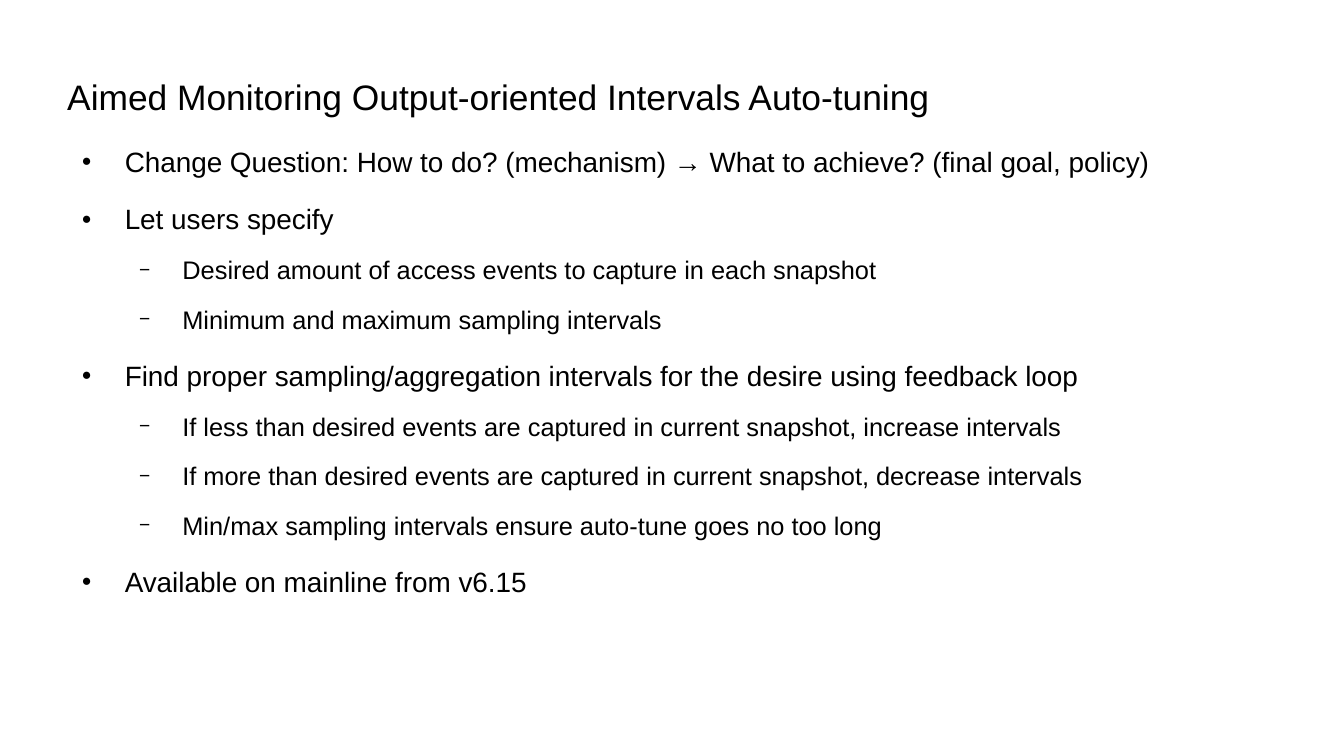
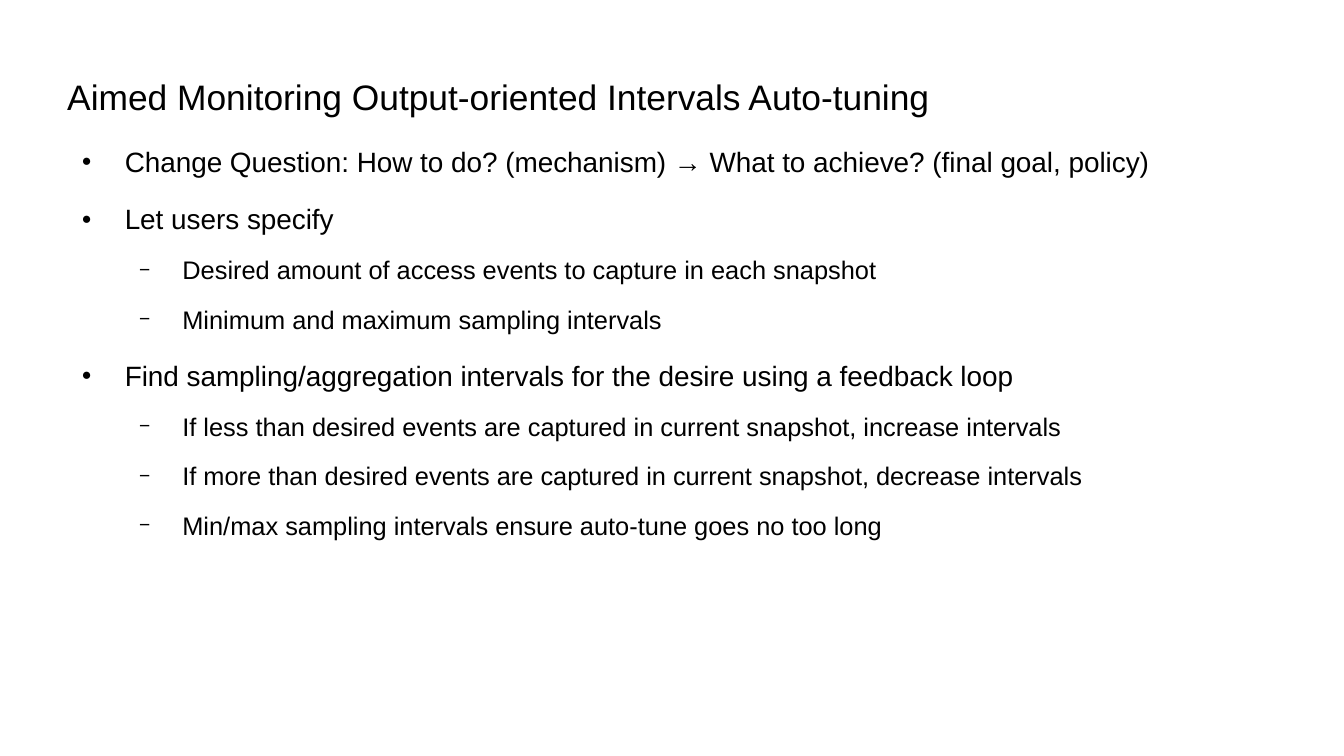
Before and after one commit to damonitor/talks, a slide deck: slide 50 of 2025/kernel_recipes/damon_kernel_recipes2025.odp (slide 36 before the commit). Drawn at 1344x756 pixels with LibreOffice and Linux fonts; fonts in the diff are those of the drawing. Boxes give left, top, right and bottom in pixels: in the first picture for what was removed or moved away, otherwise in the second. Text is boxed around its words. In the diff, an @@ line names an element or a change of style, - is before the commit and + after.

```diff
--- a/2025/kernel_recipes/damon_kernel_recipes2025.odp
+++ b/2025/kernel_recipes/damon_kernel_recipes2025.odp
@@ text at <box>125,365,1013,391</box>: text changed @@
-● Find proper sampling/aggregation intervals for the desire using feedback loop
+● Find sampling/aggregation intervals for the desire using a feedback loop
@@ text at <box>125,571,527,593</box>: paragraph removed @@
-● Available on mainline from v6.15
```
Also in this commit, not shown: 15 other slides changed, 15 slides added, 1 slide removed, 1 other file.
